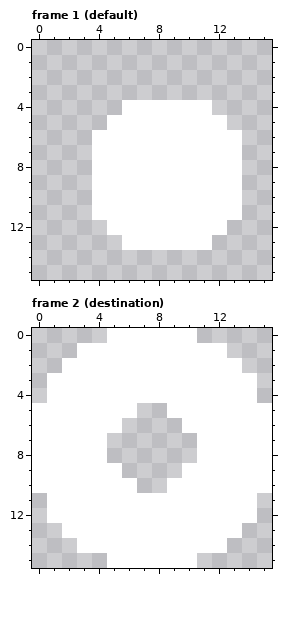
One commit to this pixel-art file: .dev/stop.aseprite. The first picture shows the starting point.
16x16 pixels, 5 frames. Shown: frame 1 (default), frame 2 (destination).
New version:
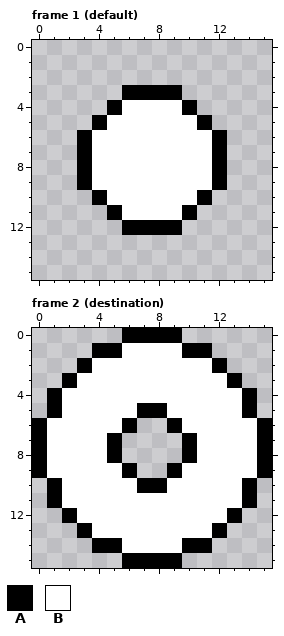
Palette (. is transparent): A #000000  B #ffffff
From the commit log: default and destination stop icon update
Changes in this commit:
Frame 1 (default):
y 3: x 6..9 .... -> AAAA
y 4: x 5 . -> A; x 10..11 BB -> A.
y 5: x 4 . -> A; x 11..12 BB -> A.
y 6..9: x 3 . -> A; x 12..13 BB -> A.
y 10: x 4 B -> A; x 11..13 BBB -> A..
y 11: x 4..5 BB -> .A; x 10..13 BBBB -> A...
y 12: x 5..12 BBBBBBBB -> .AAAA...
y 13: x 6..11 BBBBBB -> ......
Frame 2 (destination):
y 0: x 5..10 BBBBBB -> .AAAA.
y 1: x 3..5 BBB -> .AA; x 10..12 BBB -> AA.
y 2: x 2..3 BB -> .A; x 12..13 BB -> A.
y 3: x 1..2 BB -> .A; x 13..14 BB -> A.
y 4: x 1 B -> A; x 14 B -> A
y 5: x 0..1 BB -> .A; x 7..8 .. -> AA; x 14..15 BB -> A.
y 6: x 0 B -> A; x 6 . -> A; x 9 . -> A; x 15 B -> A
y 7..8: x 0 B -> A; x 5 . -> A; x 10 . -> A; x 15 B -> A
y 9: x 0 B -> A; x 6 . -> A; x 9 . -> A; x 15 B -> A
y 10: x 0..1 BB -> .A; x 7..8 .. -> AA; x 14..15 BB -> A.
y 11: x 1 B -> A; x 14 B -> A
y 12: x 1..2 BB -> .A; x 13..14 BB -> A.
y 13: x 2..3 BB -> .A; x 12..13 BB -> A.
y 14: x 3..5 BBB -> .AA; x 10..12 BBB -> AA.
y 15: x 5..10 BBBBBB -> .AAAA.
Where, in picture pixels (left, top, right, bottom), the same in both pictures:
changed: (77, 85, 242, 250)
changed: (32, 328, 272, 568)
